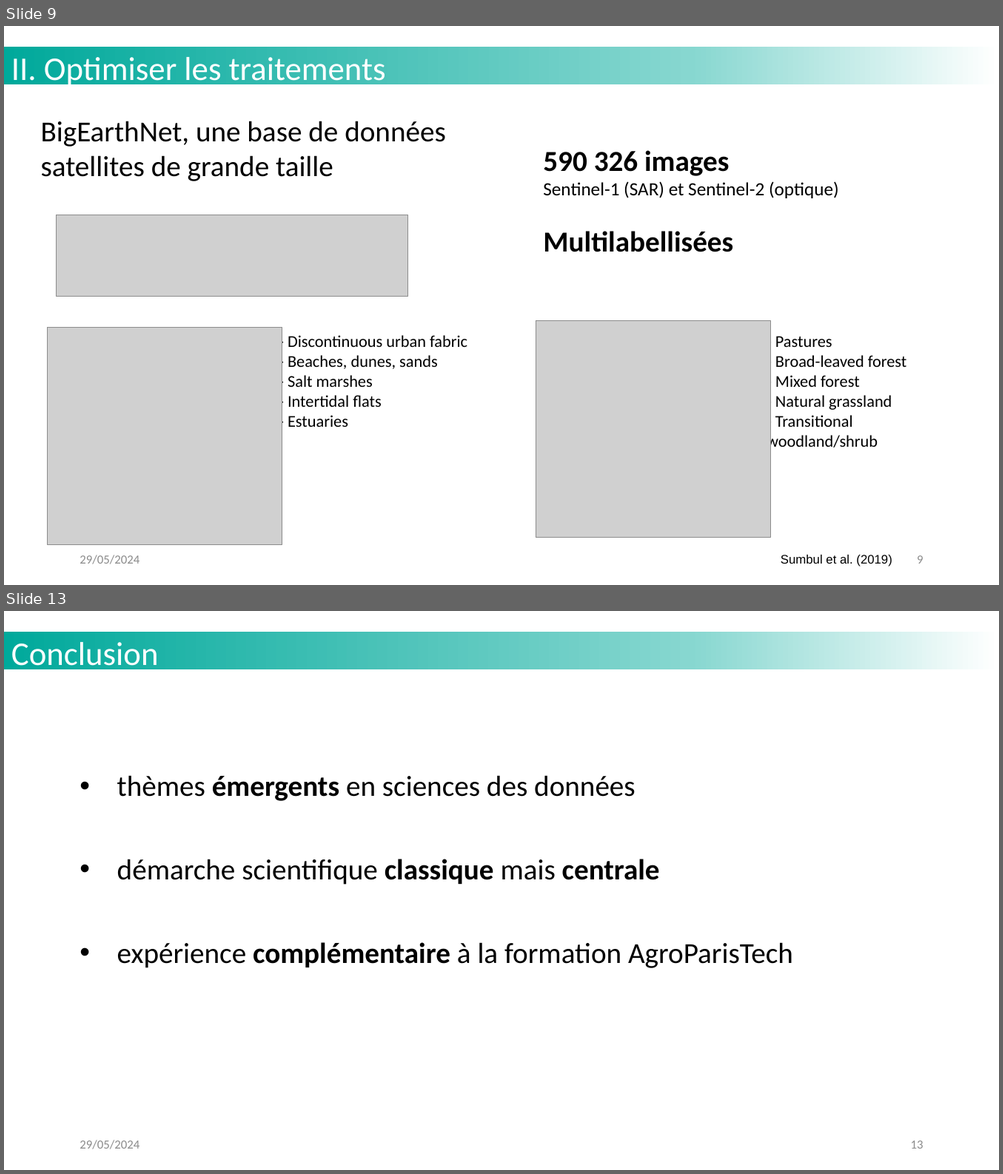
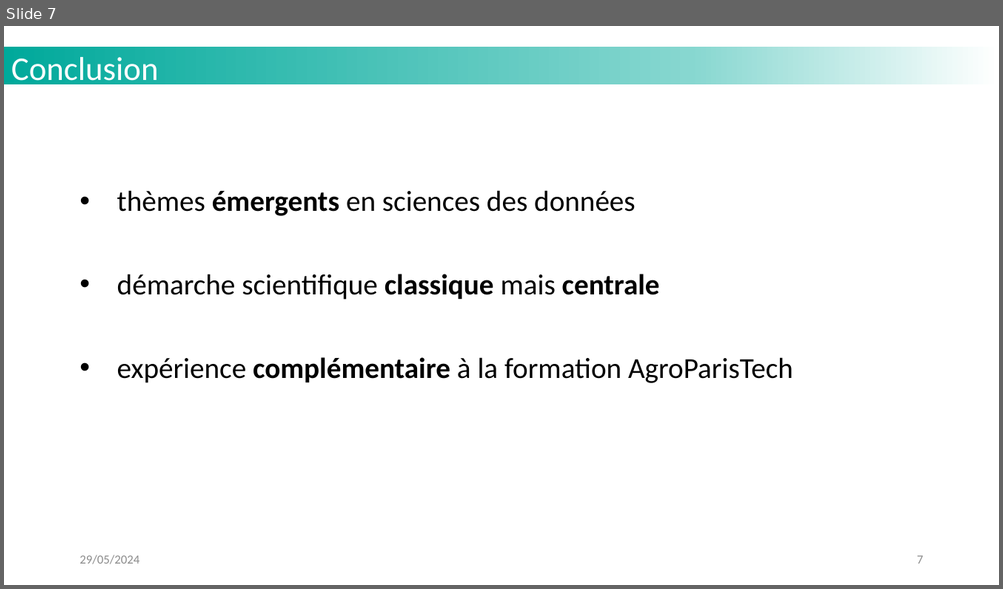
Before and after one commit to MattVerlynde/cahier-labo-stage, a slide deck: static/files_presentation/slides_presentation_these_LISTIC_MVerlynde_2024.pptx. Shown one above the other, each under a label of ours: slides 9 and 13 before the commit, slide 7 after it; the slides between them are not shown. The pictures are 1003x1174 and 1003x589 pixels, drawn with LibreOffice and Linux fonts; fonts in the diff are those of the drawing; grey boxes stand for pictures; background and template pictures are left out. Boxes give left, top, right and bottom in pixels: in the first picture for what was removed or moved away, otherwise in the second. Text is boxed around its words. In the diff, an @@ line names an element or a change of style, - is before the commit and + after.

```diff
--- a/static/files_presentation/slides_presentation_these_LISTIC_MVerlynde_2024.pptx
+++ b/static/files_presentation/slides_presentation_these_LISTIC_MVerlynde_2024.pptx
@@ slide 9 removed at <box>4,26,999,585</box>, background #FFFFFF; not listed: 1 template element that a slide beside it also shows @@
@@ text removed at <box>11,57,386,89</box> @@
-II. Optimiser les traitements
@@ text removed at <box>41,121,446,181</box> @@
-BigEarthNet, une base de données satellites de grande taille
@@ text removed at <box>543,150,839,198</box> @@
-590 326 images
-Sentinel-1 (SAR) et Sentinel-2 (optique)
@@ picture removed at <box>57,215,407,296</box> @@
@@ text removed at <box>543,231,733,252</box> @@
-Multilabellisées
@@ picture removed at <box>47,327,282,545</box> @@
@@ text removed at <box>287,335,467,427</box> @@
-- Discontinuous urban fabric
-- Beaches, dunes, sands
-- Salt marshes
-- Intertidal flats
-- Estuaries
@@ picture removed at <box>536,321,770,539</box> @@
@@ text removed at <box>766,336,907,452</box> @@
-- Pastures
-- Broad-leaved forest
-- Mixed forest
-- Natural grassland
-- Transitional woodland/shrub
@@ text removed at <box>79,555,139,565</box> @@
-29/05/2024
@@ text removed at <box>780,555,891,567</box> @@
-Sumbul et al. (2019)
@@ page number removed at <box>916,556,922,564</box> @@
-9
@@ what was slide 13 is now slide 7 @@
@@ page number at <box>916,556,922,564</box>: text changed @@
-13
+7
```
Also in this commit, not shown: 3 slides changed, 3 slides added, 11 other slides removed, 2 other files.
